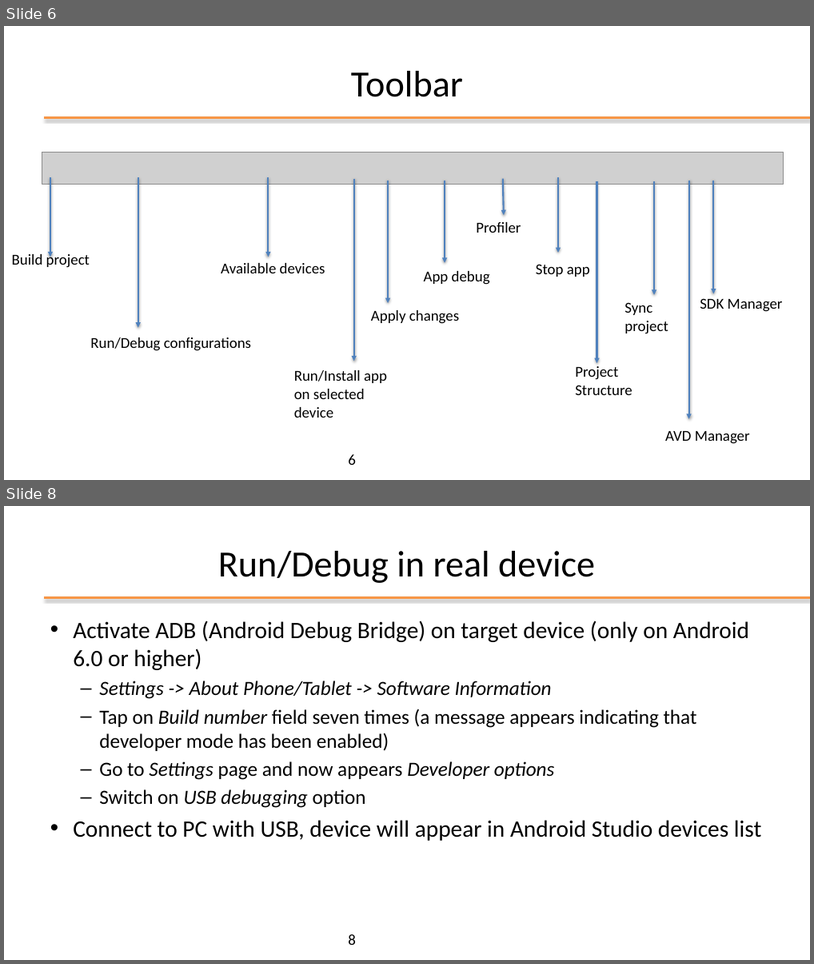
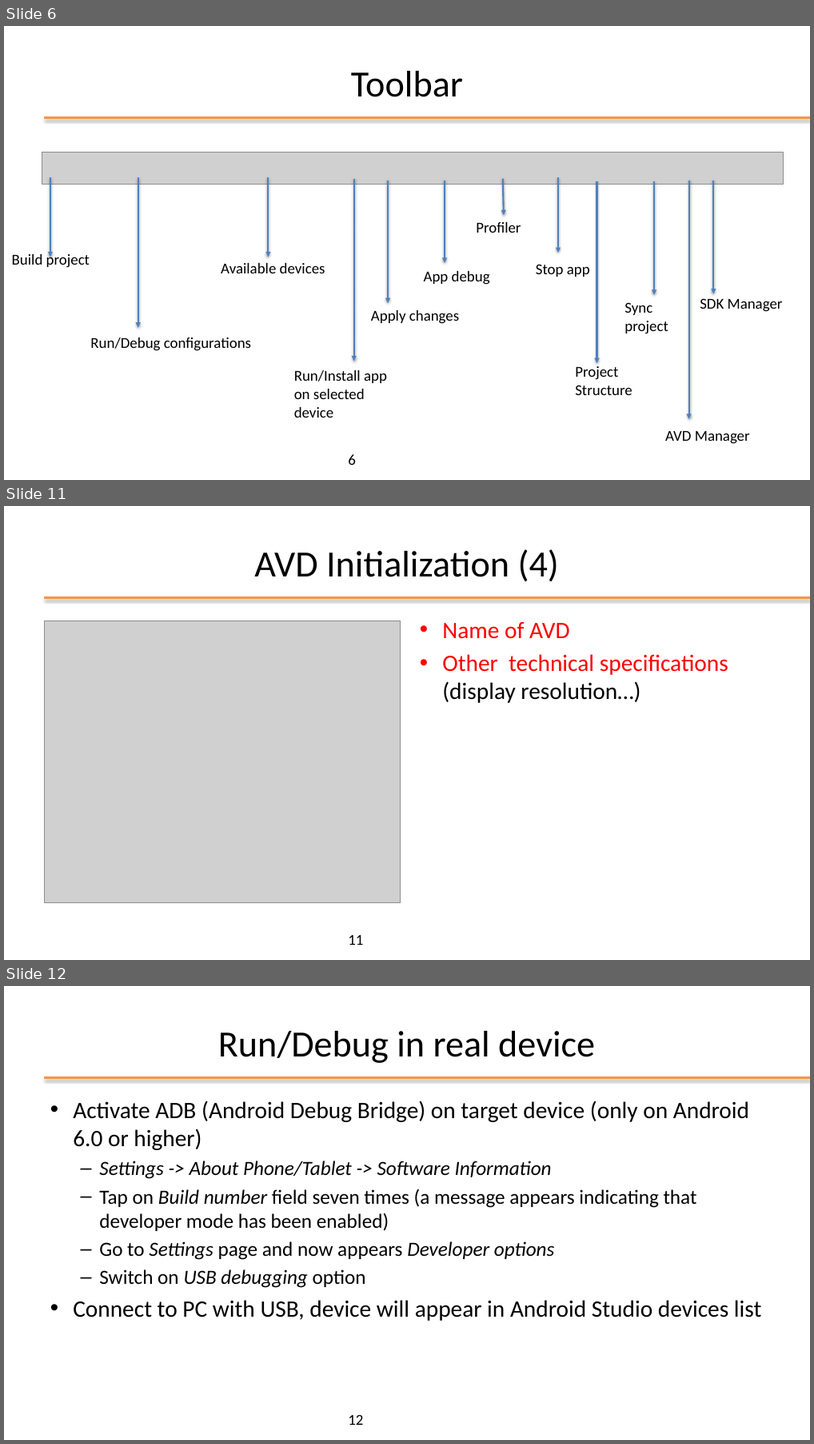
Before and after one commit to kevinmala00/ATTIVITA-PROGETTUALE, a slide deck: slides/02 - Android Studio.pptx. Shown one above the other, each under a label of ours: slides 6 and 8 before the commit, slides 6, 11 and 12 after it; the slides between them are not shown. The pictures are 814x964 and 814x1444 pixels, drawn with LibreOffice and Linux fonts; fonts in the diff are those of the drawing; grey boxes stand for pictures; background and template pictures are left out. Boxes give left, top, right and bottom in pixels: in the first picture for what was removed or moved away, otherwise in the second. Text is boxed around its words. In the diff, an @@ line names an element or a change of style, - is before the commit and + after.

```diff
--- a/slides/02 - Android Studio.pptx
+++ b/slides/02 - Android Studio.pptx
@@ slide 11 added at [4, 506, 810, 960], background #FFFFFF; not listed: 1 template element that a slide beside it also shows @@
@@ title added at [254, 549, 559, 582], 44 pt, text #000000 @@
+AVD Initialization (4)
@@ picture added at [45, 621, 401, 902] @@
@@ text added at [442, 622, 729, 703], 28 pt, text #FF0000 @@
+• Name of AVD
+• Other technical specifications (display resolution…)
@@ page number added at [348, 934, 363, 944], 18 pt, text #000000 @@
+11
@@ what was slide 8 is now slide 12 @@
@@ page number at [348, 1414, 363, 1424]: text changed @@
-8
+12
```
Also in this commit, not shown: 1 slide changed, 4 other slides added.
